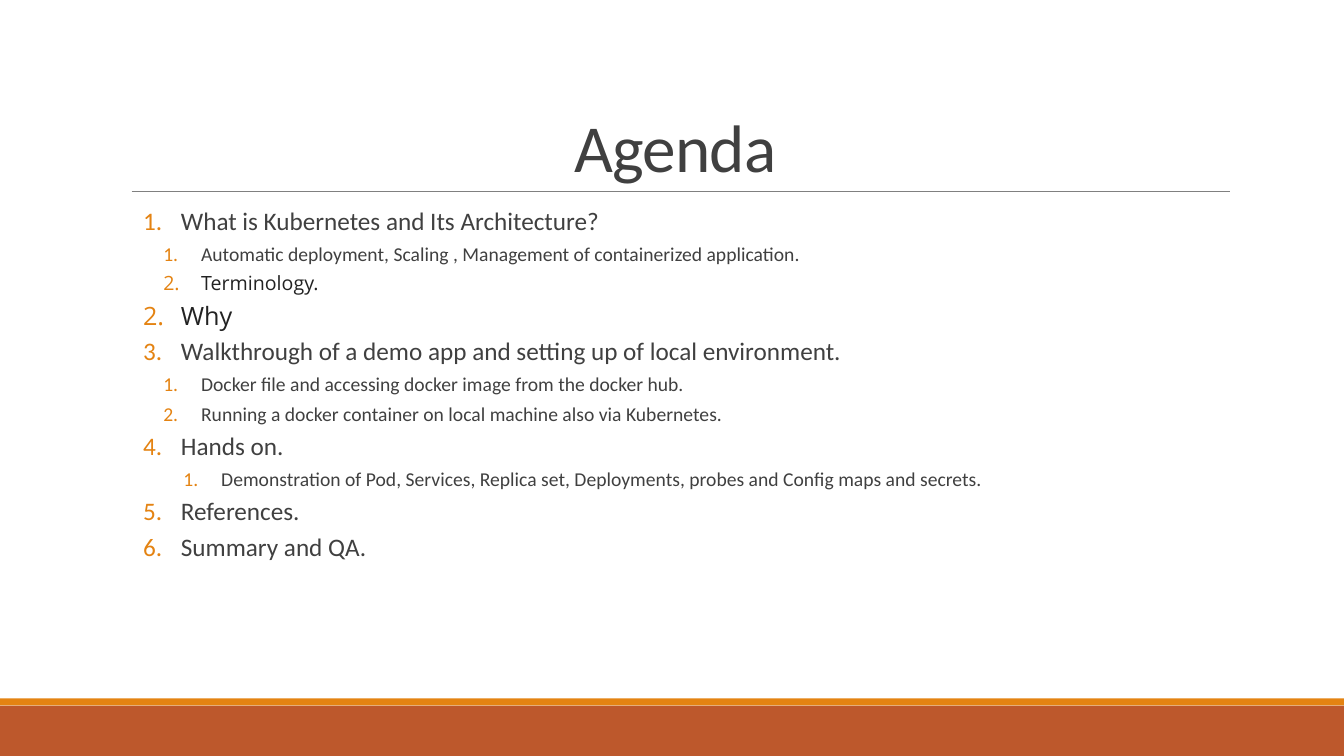
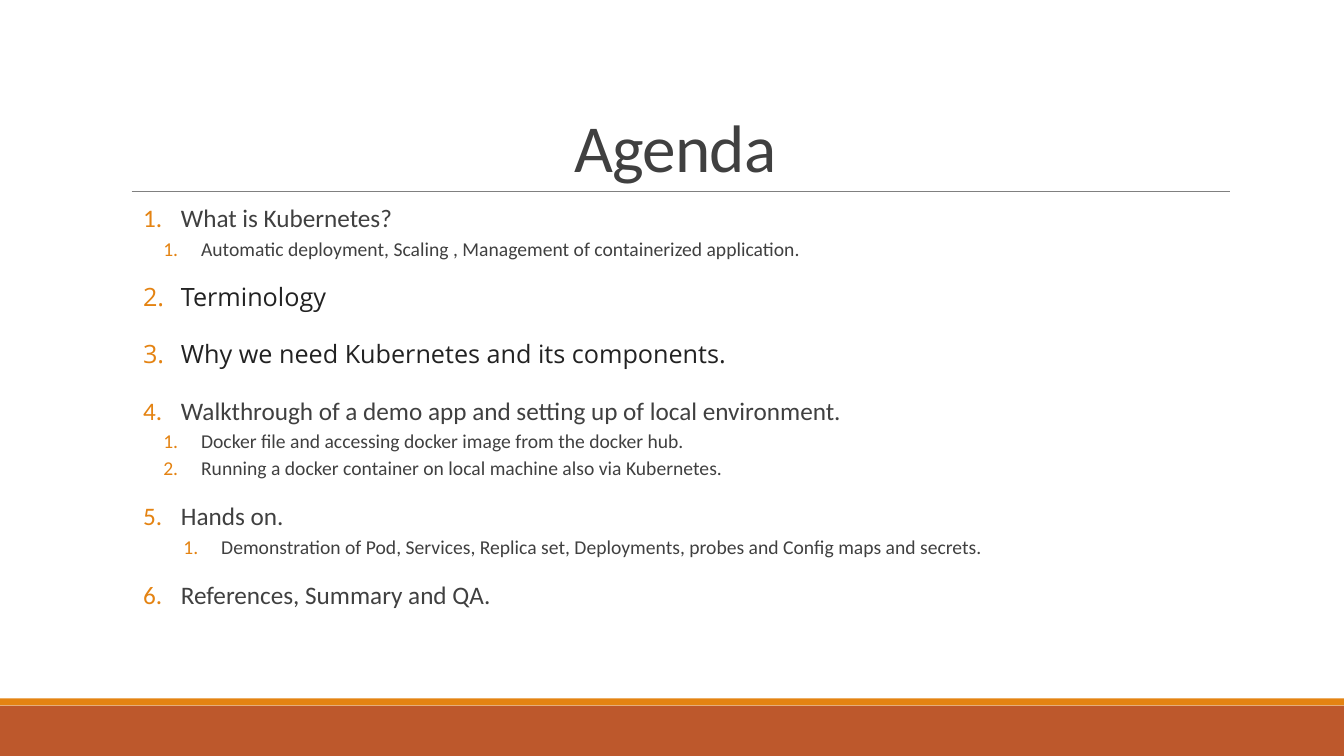
Before and after one commit to talktoamitdhir/kube, a slide deck: slide 2 of Understanding_Kubernetes/Kubernetes.pptx. Drawn at 1344x756 pixels with LibreOffice and Linux fonts; fonts in the diff are those of the drawing. Boxes give left, top, right and bottom in pixels: in the first picture for what was removed or moved away, otherwise in the second. Text is boxed around its words. In the diff, an @@ line names an element or a change of style, - is before the commit and + after.

Commit message:
Updated PPT with more details and images

```diff
--- a/Understanding_Kubernetes/Kubernetes.pptx
+++ b/Understanding_Kubernetes/Kubernetes.pptx
@@ text at [181, 209, 392, 227]: text changed @@
-  1. What is Kubernetes and Its Architecture?
+  1. What is Kubernetes?
@@ text at [181, 242, 981, 558]: line spacing 0.9 to 0.8 @@
@@ text at [181, 287, 726, 369]: text changed; size 14 to 18 pt @@
-    2. Terminology.
-  2. Why
+  2. Terminology
+  3. Why we need Kubernetes and its components.
@@ text at [181, 586, 490, 608]: text changed @@
-  5. References.
-  6. Summary and QA.
+  6. References, Summary and QA.
```
Also in this commit, not shown: 1 other slide changed, 1 slide added, 1 slide removed.
